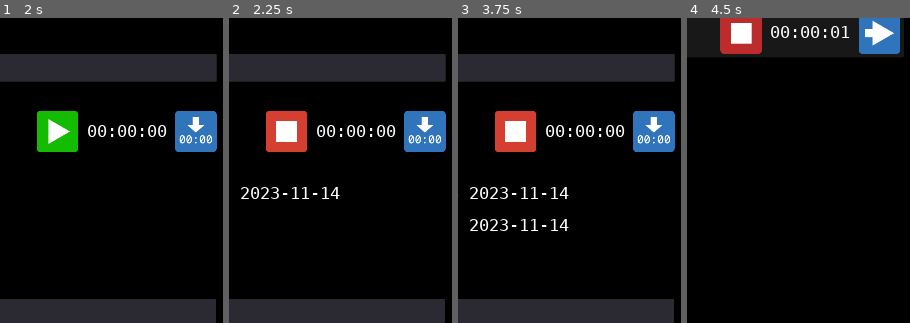
Above: before the commit, frames 1-4 (left to right).
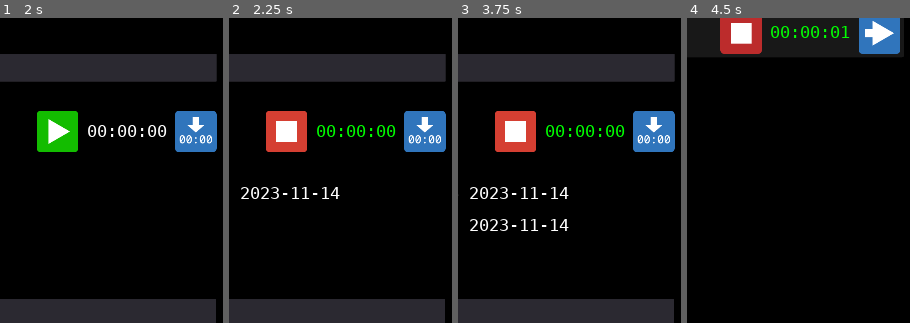
Above: after the commit, the same moments.

Repository: andrew-wilkes/godot-activity-timer
Game: Godot game, scene res://Main.tscn
The game is run twice, just before and just after one commit, with the same random seed, the same clock (stepped at 60 frames per second) and the same inputs.
Inputs (mouse positions are % of the whole screen's width and height, from its top left):
- Up to frame 1 (2 s): click (36, 4) at 0.5 s; click (50, 20) at 1.27 s; type "Alex" at 1.35 s; click (50, 78) at 1.5 s; type "12" at 1.58 s
- Up to frame 2 (2.25 s): click (63, 31) at 2 s
- Up to frame 3 (3.75 s): click (63, 31) at 2.75 s; click (63, 31) at 3.5 s
- Up to frame 4 (4.5 s): click (6, 4) at 4.25 s
The pictures show only the part of the screen within x 50-100%, y 12-62%; the shares and areas given below are measured in that part.

Frame 1 is identical in both runs. In frame 2, 0.6% of the frame differs, in the area x 39-75%, y 35-40%; in frame 3, 0.6%; in frame 4, 0.6%.

Commit message:
Set time color correctly

Diff:
--- a/src/ActivityBar.gd
+++ b/src/ActivityBar.gd
@@ -40,15 +40,19 @@
 func _on_Start_pressed():
 	act.stopped = false
 	act.start_time = OS.get_unix_time()
-	$H/TimeDisplay.modulate = Color.green
+	set_time_color()
 	show_start_button(false)
 
 
 func _on_Stop_pressed():
 	act.stopped = true
 	act.stop_time = OS.get_unix_time()
-	$H/TimeDisplay.modulate = Color.white
+	set_time_color()
 	show_start_button(true)
+
+
+func set_time_color():
+	$H/TimeDisplay.set_color(act.stopped)
 
 
 func show_start_button(show):
--- a/src/ActivityList.gd
+++ b/src/ActivityList.gd
@@ -27,6 +27,7 @@
 		act.node = bar_scene.instance()
 		act.node.id = id
 		act.node.setup(act)
+		act.node.set_time_color()
 		add_child(act.node)
 		connect_bar(act.node)
 		yield(get_tree(), "idle_frame")
--- a/src/ActivityView.gd
+++ b/src/ActivityView.gd
@@ -51,6 +51,7 @@
 func set_button_states():
 	$Time/Start.visible = act.stopped
 	$Time/Stop.visible = not act.stopped
+	$Time/TimeDisplay.set_color(act.stopped)
 
 
 func _on_Reset_pressed():
--- a/src/TimeDisplay.gd
+++ b/src/TimeDisplay.gd
@@ -2,3 +2,10 @@
 
 func update_time(secs):
 	text = "%02d:%02d:%02d" % [secs / 3600, secs % 3600 / 60, secs % 60]
+
+
+func set_color(stopped: bool):
+	if stopped:
+		modulate = Color.white
+	else:
+		modulate = Color.green
--- a/src/TimeDisplay.tscn
+++ b/src/TimeDisplay.tscn
@@ -4,10 +4,10 @@
 [ext_resource path="res://TimeDisplay.gd" type="Script" id=2]
 
 [node name="TimeDisplay" type="Label"]
-margin_left = 928.0
-margin_top = 10.0
-margin_right = 1032.0
-margin_bottom = 37.0
+margin_left = 40.0
+margin_top = 38.0
+margin_right = 240.0
+margin_bottom = 87.0
 custom_fonts/font = ExtResource( 1 )
 text = "00:00:00"
 script = ExtResource( 2 )
